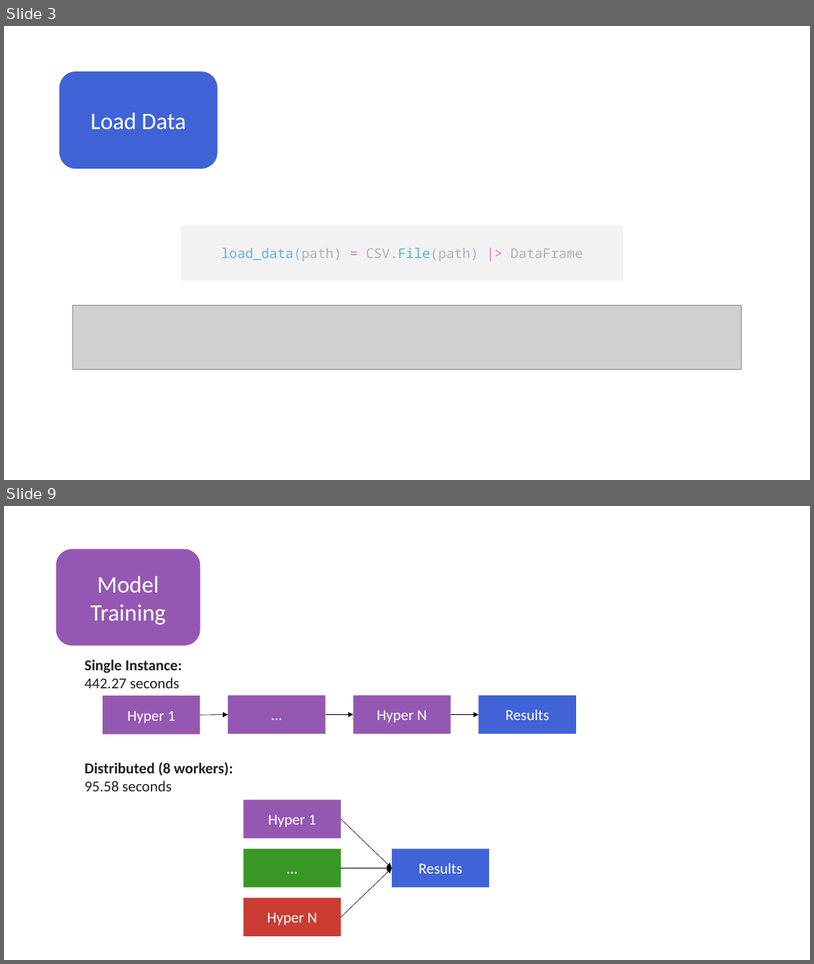
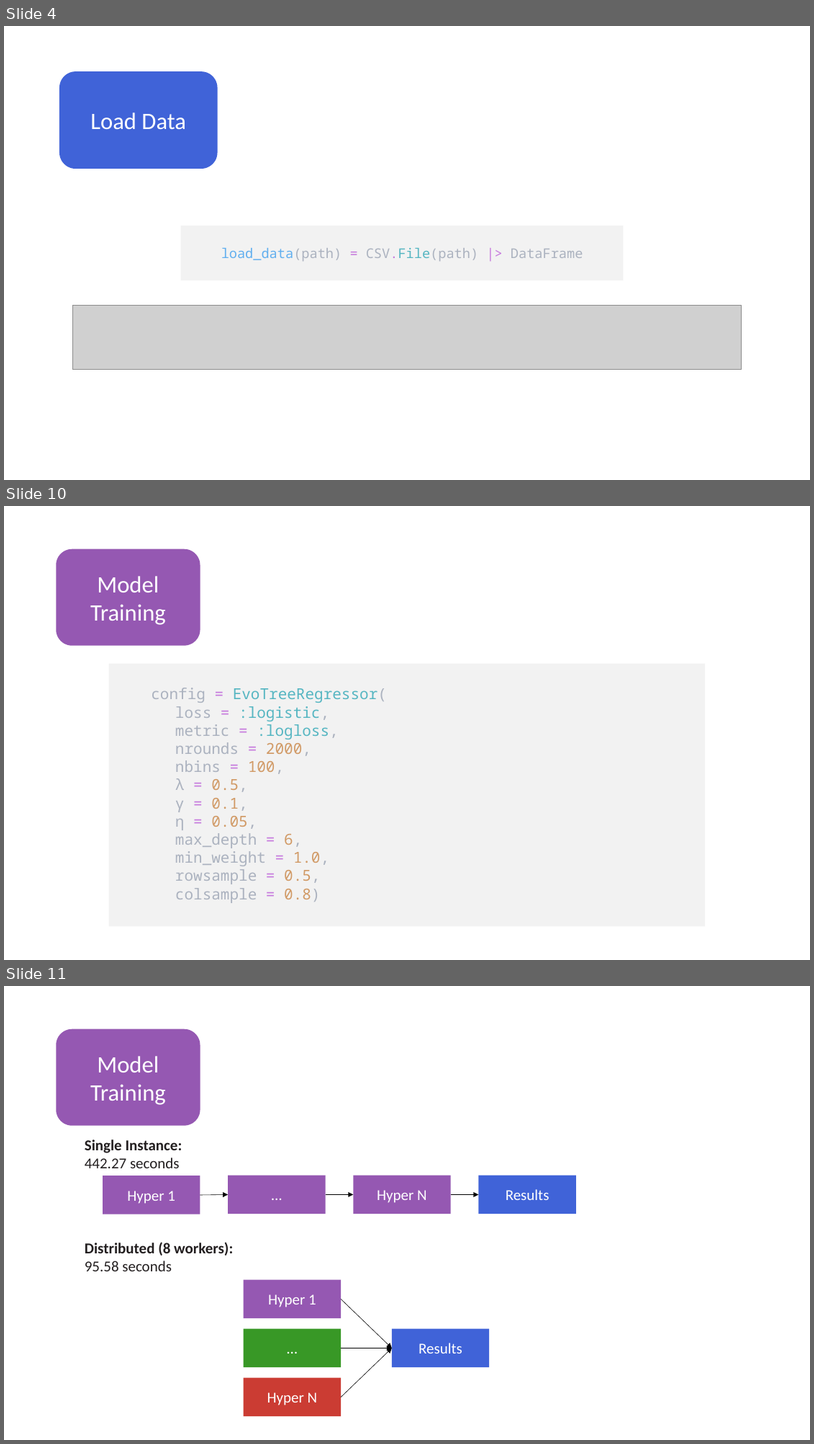
Before and after one commit to JuliaComputing/ScoringEngineDemo.jl, a slide deck: webinar-2022-02-15.pptx. Shown one above the other, each under a label of ours: slides 3 and 9 before the commit, slides 4, 10 and 11 after it; the slides between them are not shown. The pictures are 814x964 and 814x1444 pixels, drawn with LibreOffice and Linux fonts; fonts in the diff are those of the drawing; grey boxes stand for pictures. Boxes give left, top, right and bottom in pixels: in the first picture for what was removed or moved away, otherwise in the second. Text is boxed around its words. In the diff, an @@ line names an element or a change of style, - is before the commit and + after.

```diff
--- a/webinar-2022-02-15.pptx
+++ b/webinar-2022-02-15.pptx
@@ slide 10 added at box(4, 506, 810, 960), background #FFFFFF @@
@@ rounded rectangle added at box(56, 549, 200, 646), fill #9558B2, 28 pt, text #FFFFFF @@
+Model Training
@@ rectangle added at box(109, 663, 706, 926), fill #F2F2F2, 18 pt, text #ABB2BF @@
+config = EvoTreeRegressor(
+loss = :logistic,
+metric = :logloss,
+nrounds = 2000,
+nbins = 100,
+λ = 0.5,
+γ = 0.1,
+η = 0.05,
+max_depth = 6,
+min_weight = 1.0,
+rowsample = 0.5,
+colsample = 0.8)
@@ what was slide 3 is now slide 4 @@
@@ what was slide 9 is now slide 11 @@
```
Also in this commit, not shown: 5 slides changed, 4 other slides added, 1 slide removed, 1 other file.
